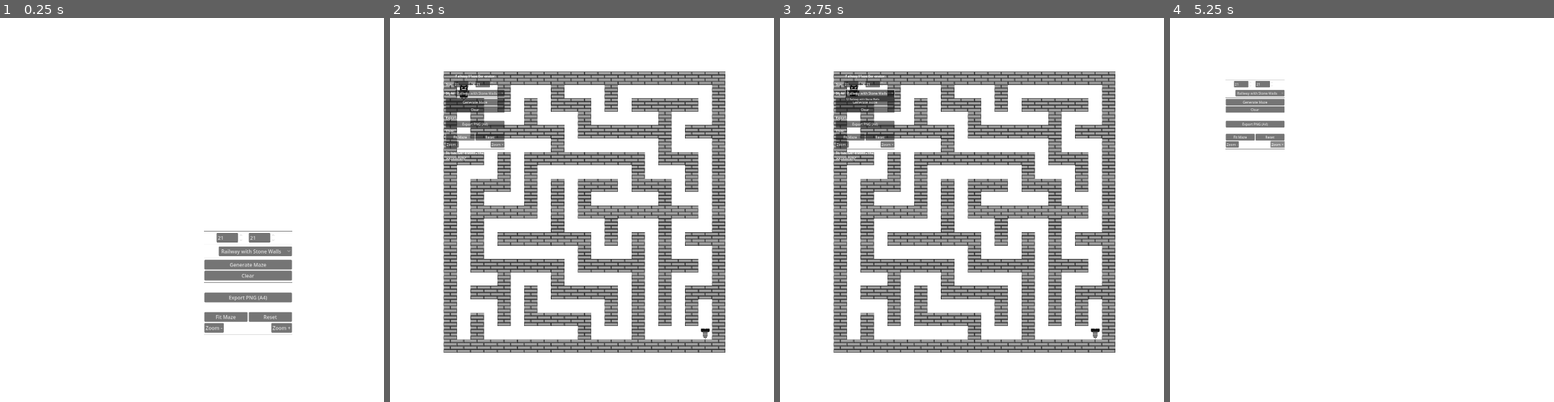
Above: before the commit, frames 1-4 (left to right).
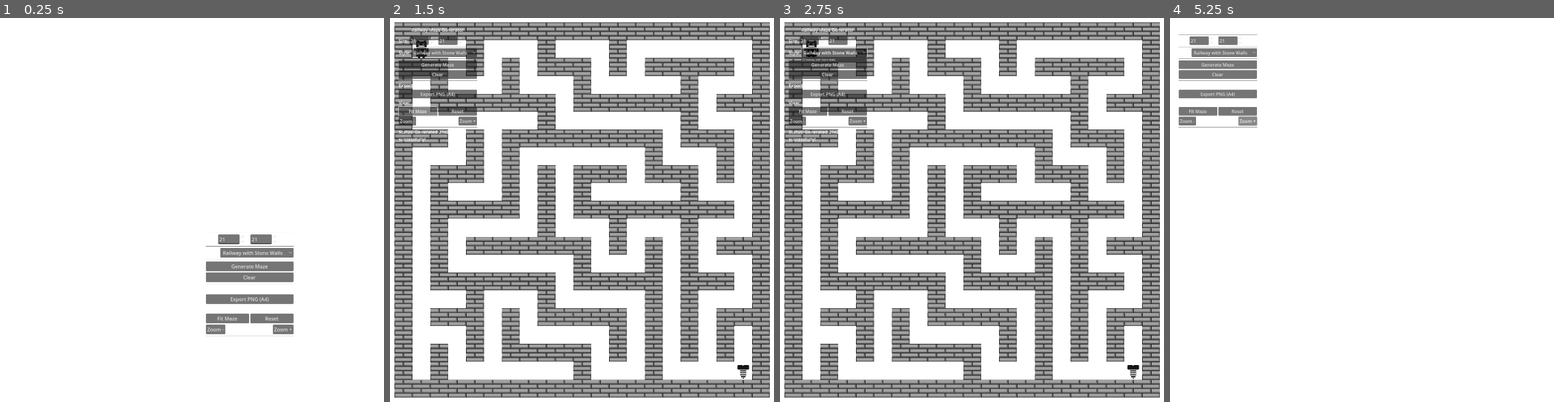
Above: after the commit, the same moments.

Repository: mtpabis/railway-mazes
Game: Godot game, scene res://levels/maze_generator.tscn
Two runs of this game, one before a commit and one after it. Both use one fixed random seed, a clock stepped at 60 frames per second and the inputs below. This scene is started directly instead of the project's main scene.
Inputs:
- Up to frame 1 (0.25 s): no input
- Up to frame 2 (1.5 s): click "Generate Maze" at 0.5 s; click "Fit Maze" at 1.25 s
- Up to frame 3 (2.75 s): click "Railway with Stone Walls" at 2 s
- Up to frame 4 (5.25 s): click "Clear" at 2.75 s; click "Export PNG (A4)" at 3.5 s; click "Zoom -" at 4.25 s; click "Zoom +" at 5 s

The runs differ from the first frame. In frame 1, 2.1% of the frame differs, in the area x 53-77%, y 55-83%; in frame 2, 64%; in frame 3, 64%, in the area x 1-99%, y 1-99%; in frame 4, 4.2%.

Commit message:
Improve UI positioning and maze size limits
- Position UI panel at top-left corner with proper anchoring and padding
- Increase maximum maze size from 50x50 to 200x200 for larger mazes
- Reduce camera fitting margin from 60% to 80% viewport usage for tighter fit
- Better viewport space utilization with less wasted margin around maze

🤖 Generated with [Claude Code](https://claude.ai/code)

Co-Authored-By: Claude <noreply@anthropic.com>

Diff:
--- a/levels/MazeGenerator.gd
+++ b/levels/MazeGenerator.gd
@@ -324,8 +324,8 @@
 	var viewport_size = get_viewport().get_visible_rect().size
 
 	# Calculate the zoom needed to fit the maze in the viewport
-	# Leave some padding (20% of viewport on each side)
-	var padding_factor = 0.6  # Use 60% of viewport space for maze
+	# Leave some padding (10% of viewport on each side)
+	var padding_factor = 0.8  # Use 80% of viewport space for maze
 	var available_size = viewport_size * padding_factor
 
 	var scale_x = available_size.x / maze_bounds.size.x
--- a/levels/maze_generator.tscn
+++ b/levels/maze_generator.tscn
@@ -23,8 +23,11 @@
 [node name="UI" type="Control" parent="."]
 layout_mode = 3
 anchors_preset = 0
-offset_right = 300.0
-offset_bottom = 200.0
+offset_left = 10.0
+offset_top = 10.0
+offset_right = 310.0
+offset_bottom = 210.0
+grow_horizontal = 0
 scale = Vector2(2, 2)
 
 [node name="VBoxContainer" type="VBoxContainer" parent="UI"]
@@ -52,7 +55,7 @@
 [node name="WidthSpinBox" type="SpinBox" parent="UI/VBoxContainer/SizeContainer"]
 layout_mode = 2
 min_value = 5.0
-max_value = 50.0
+max_value = 200.0
 step = 2.0
 value = 21.0
 
@@ -63,7 +66,7 @@
 [node name="HeightSpinBox" type="SpinBox" parent="UI/VBoxContainer/SizeContainer"]
 layout_mode = 2
 min_value = 5.0
-max_value = 50.0
+max_value = 200.0
 step = 2.0
 value = 21.0
 
